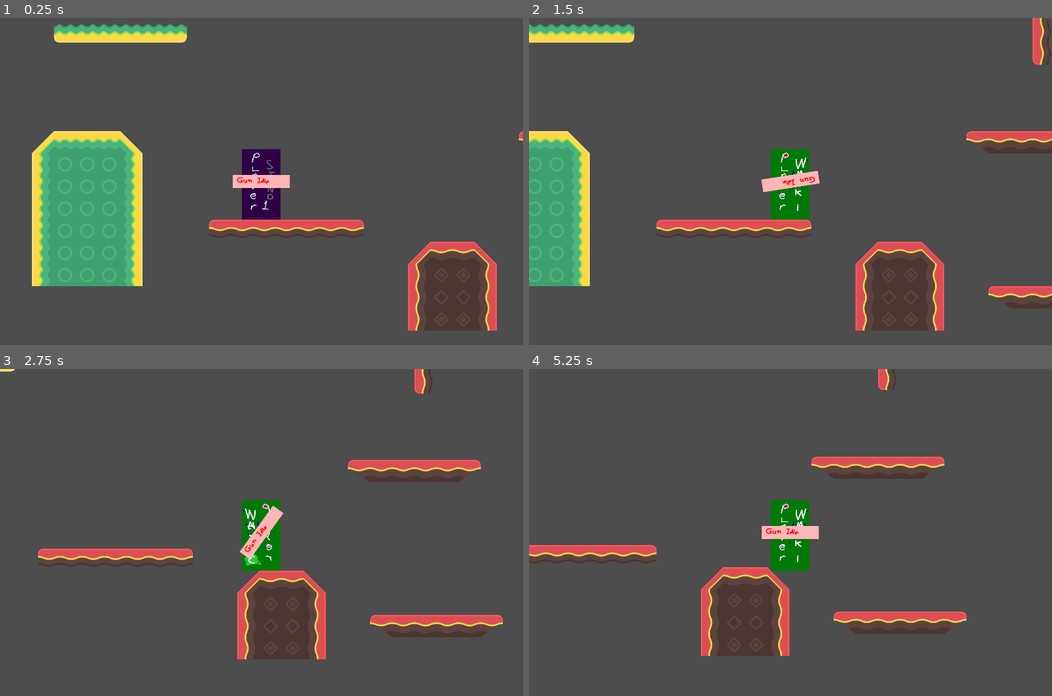
Above: before the commit, frames 1-4 (two rows, left to right).
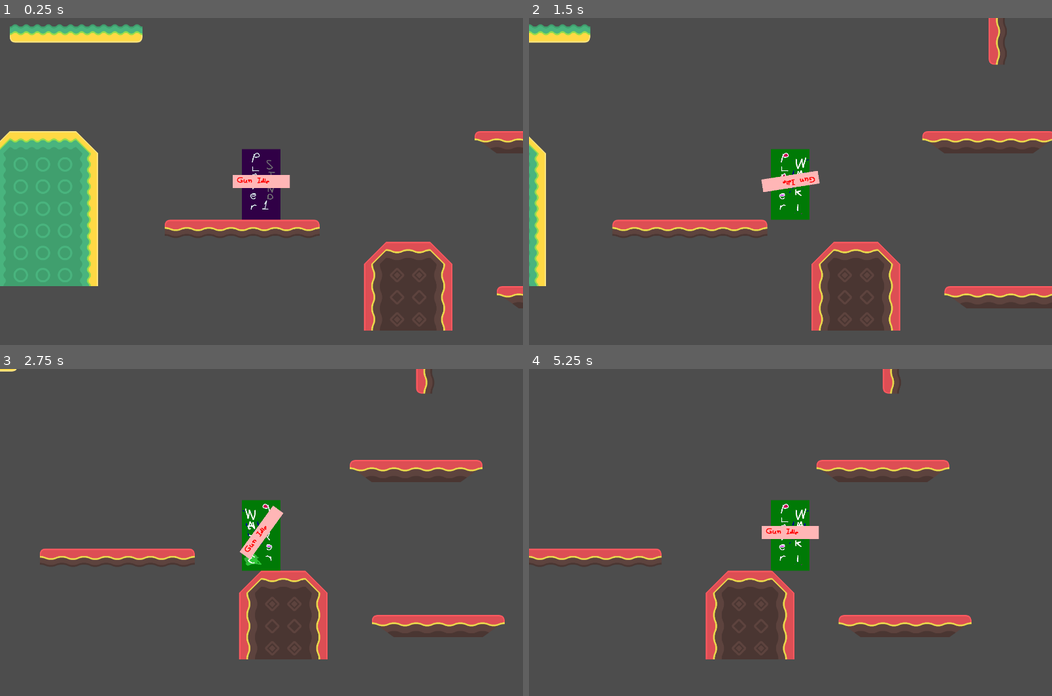
Above: after the commit, the same moments.

Repository: haruo-gabriel/portal2d
Game: Godot game, scene res://Scenes/Main/main.tscn
The game is run twice, just before and just after one commit, with the same random seed, the same clock (stepped at 60 frames per second) and the same inputs.
Inputs (mouse positions are in pixels of both pictures, inside the frame that each line leads up to):
- Up to frame 1 (0.25 s): no input
- Up to frame 2 (1.5 s): move the mouse to (905, 165) at 0.52 s; hold D (move_right) from 0.53 s (still down); click (905, 165) at 0.6 s; tap Space (jump) at 0.77 s; move the mouse to (685, 197) at 1.27 s; tap Shift (crouch) at 1.35 s
- Up to frame 3 (2.75 s): tap Space (jump) at 1.52 s; click (156, 548) at 1.55 s; move the mouse to (313, 460) at 2.02 s; release D (move_right) at 2.03 s; hold A (move_left) from 2.03 s (still down); click (313, 460) at 2.1 s
- Up to frame 4 (5.25 s): move the mouse to (764, 597) at 2.77 s; release A (move_left) at 2.78 s; hold D (move_right) 2.78-4.28 s; click (764, 597) at 2.85 s; tap Space (jump) at 3.02, 3.77, 4.52 s; move the mouse to (947, 581) at 3.52 s; hold Shift (crouch) 3.53-4.28 s; click (947, 581) at 3.8 s; move the mouse to (633, 483) at 4.27 s; hold A (move_left) 4.28-5.03 s; click (633, 483) at 4.35 s; move the mouse to (816, 532) at 5.02 s; hold D (move_right) from 5.03 s (still down); click (816, 532) at 5.1 s

The runs differ from the first frame. In frame 1, 15% of the frame differs, in the area x 0-100%, y 1-96%; in frame 2, 12%; in frame 3, 1.3%; in frame 4, 4.7%.

Commit message:
Determining whether you can shoot at that surface
The boolean is named ´CanPortal´, I know the name is bad, please suggest something better

Diff:
--- a/godot project/Scenes/Main/main.tscn
+++ b/godot project/Scenes/Main/main.tscn
@@ -884,7 +884,6 @@
 [node name="Main" type="Node"]
 
 [node name="TileMap" type="TileMap" parent="."]
-position = Vector2(128, 0)
 tile_set = SubResource("TileSet_7teep")
 format = 2
 layer_0/tile_data = PackedInt32Array(655362, 327682, 0, 655363, 393218, 0, 655364, 393218, 0, 655365, 393218, 0, 655366 …(1529 unchanged characters)…
--- a/godot project/Scenes/Player/Scripts/player.gd
+++ b/godot project/Scenes/Player/Scripts/player.gd
@@ -31,9 +31,10 @@
 
 func shoot() -> void:
 
-	var coord: Vector2i = get_coords()
+	var coords: Vector2i = get_coords()
+	var tile: TileData = tile_map.get_cell_tile_data(0, coords)
 
-	print(coord)
+	print(tile.get_custom_data("CanPortal"))
 
 func set_angle() -> void:
 
